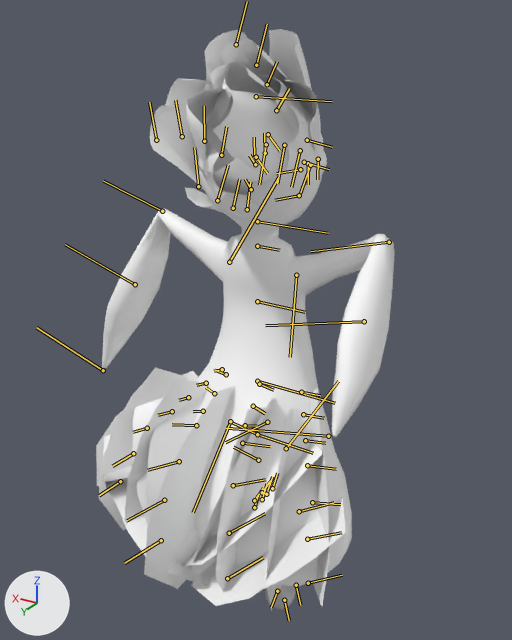
Renders of the FBX model UnityGame/Brainz/Assets/SonforUnity.fbx from each side of a commit.
Before and after are seen from a 50 mm camera at (-0.07, 0.1098, 0.1319) aimed at (0.0002, -0.007, 0.0735). The lights are fixed; the arrows at lower left show +X, +Y and +Z. Both versions are drawn at frame 239 of the action 'Take 001'; the numbers are the values there. The bones that bend it are drawn over the model as lines.

Objects in the first picture: 'FluffHinten2', 'Hair_l_1', 'Hair_l_2', 'Hair_l_3', 'Hair_m_1', 'Hair_m_2', 'Hair_m_3', 'Hair_m_4', 'Hair_ml_1', 'Hair_ml_2', 'Hair_ml_3', 'Hair_mr_1', 'Hair_mr_2', 'Hair_mr_3', 'Hair_r_1', 'Hair_r_2', 'Hair_r_3', 'Son_UpperBody'.
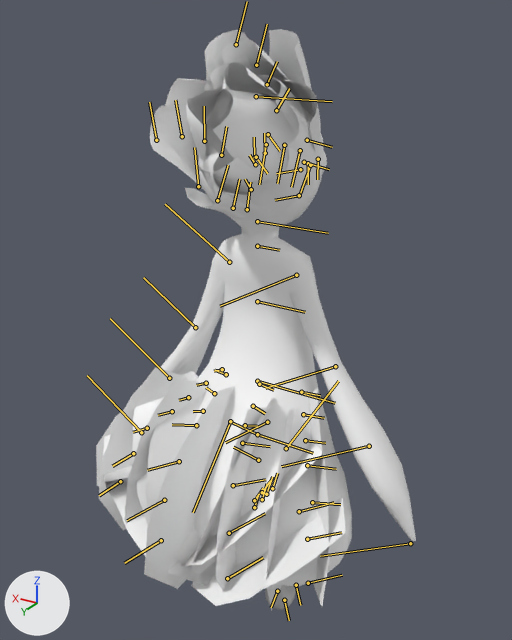
The change in detail:
Bone 'bind_l_soulder01' (bone_bind_l_soulder01) turns from (17, -4, 50) to (4, -2, -35) degrees about its own x, y and z.
Bone 'bind_l_forearm01' (bone_bind_l_forearm01) turns from (0, 0, -95) to (0, 0, 4) degrees about its own x, y and z.
Bone 'bind_r_soulder01' (bone_bind_r_soulder01) turns from (53, -8, 52) to (5, 3, -35) degrees about its own x, y and z.
Bone 'bind_r_forearm01' (bone_bind_r_forearm01) turns from (0, 0, -103) to (0, 0, 4) degrees about its own x, y and z.

Where the change shows, as pixel boxes (x1, y1, x2, y2) in the pictures (512 x 640 px):
'Son_UpperBody', posed: before (102, 94, 395, 587); after (159, 94, 416, 587)
bone 'bind_l_soulder01', root to tip: before (229, 262) to (278, 178); after (229, 262) to (165, 204)
bone 'bind_l_forearm01', root to tip: before (162, 211) to (103, 181); after (195, 327) to (143, 277)
bone 'bind_r_soulder01', root to tip: before (296, 275) to (290, 357); after (296, 275) to (220, 306)
bone 'bind_r_forearm01', root to tip: before (389, 242) to (310, 251); after (335, 366) to (265, 388)
